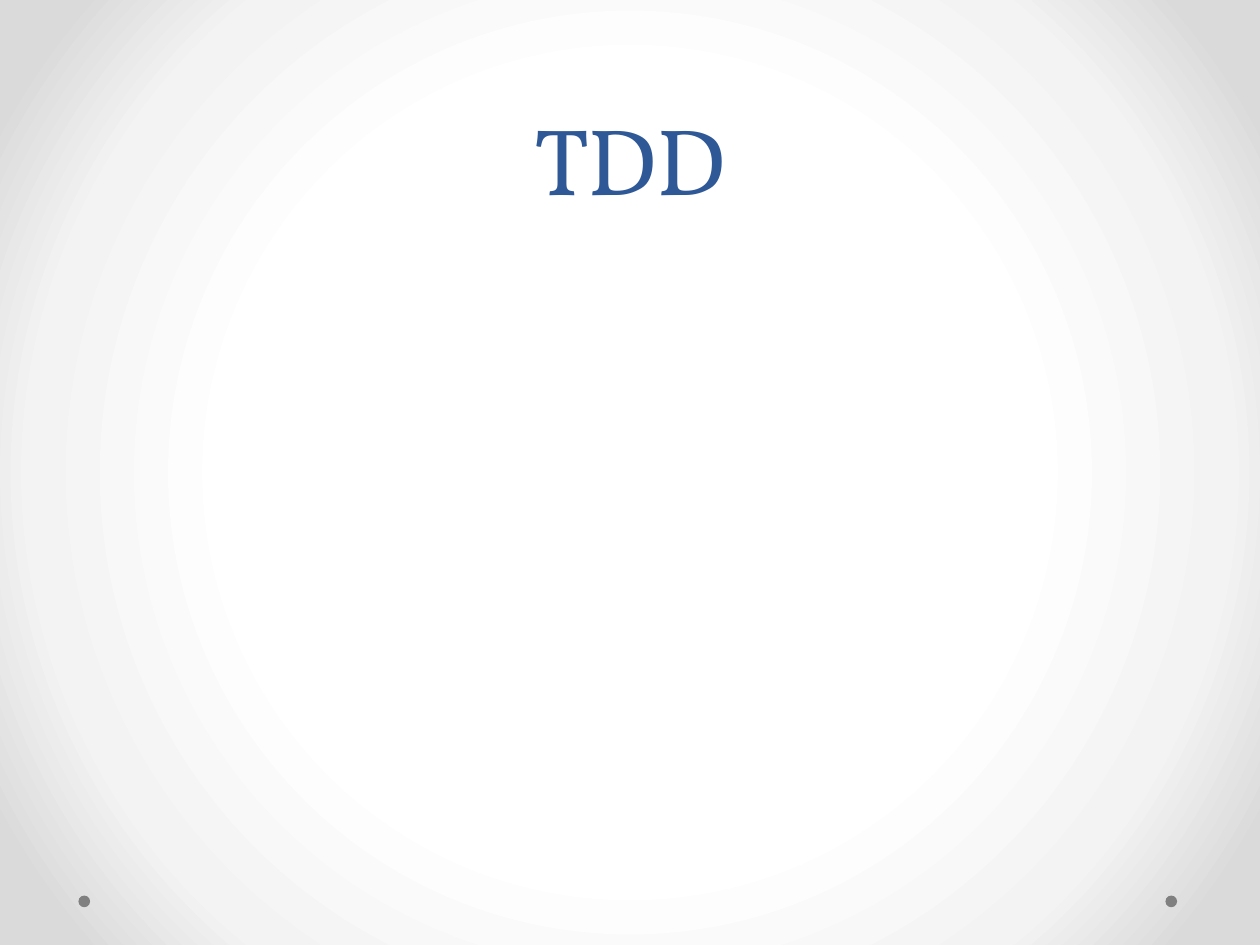
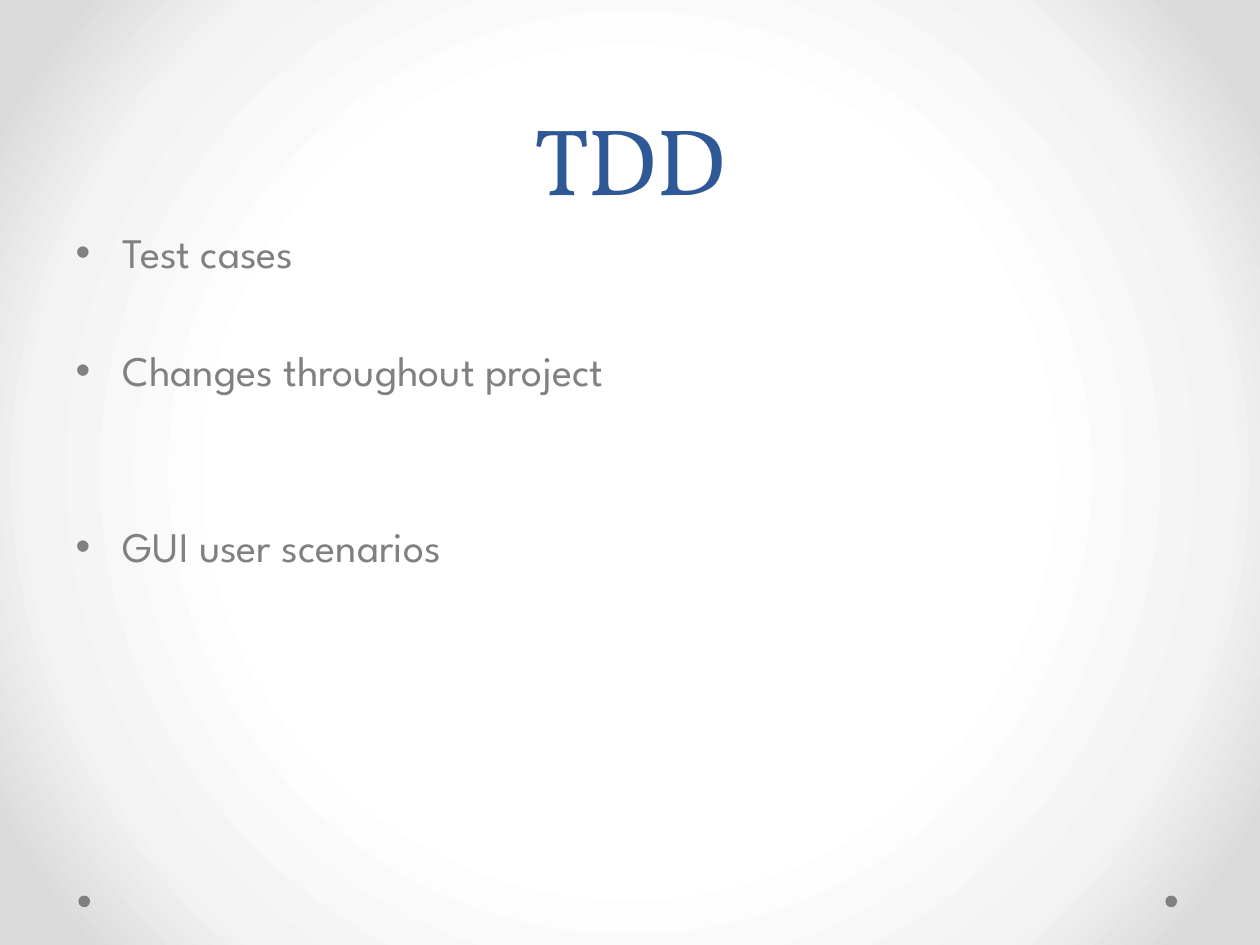
Before and after one commit to pohltm/Battle, a slide deck: slide 6 of Documents/Project Presentation/Battleship Project Presentation.pptx. Drawn at 1260x945 pixels with LibreOffice and Linux fonts; fonts in the diff are those of the drawing. Boxes give left, top, right and bottom in pixels: in the first picture for what was removed or moved away, otherwise in the second. Text is boxed around its words. In the diff, an @@ line names an element or a change of style, - is before the commit and + after.

```diff
--- a/Documents/Project Presentation/Battleship Project Presentation.pptx
+++ b/Documents/Project Presentation/Battleship Project Presentation.pptx
@@ text added at (123,240,603,563), 24 pt, text #808080 @@
+• Test cases
+• Changes throughout project
+• GUI user scenarios
```
Also in this commit, not shown: 7 other slides changed.
